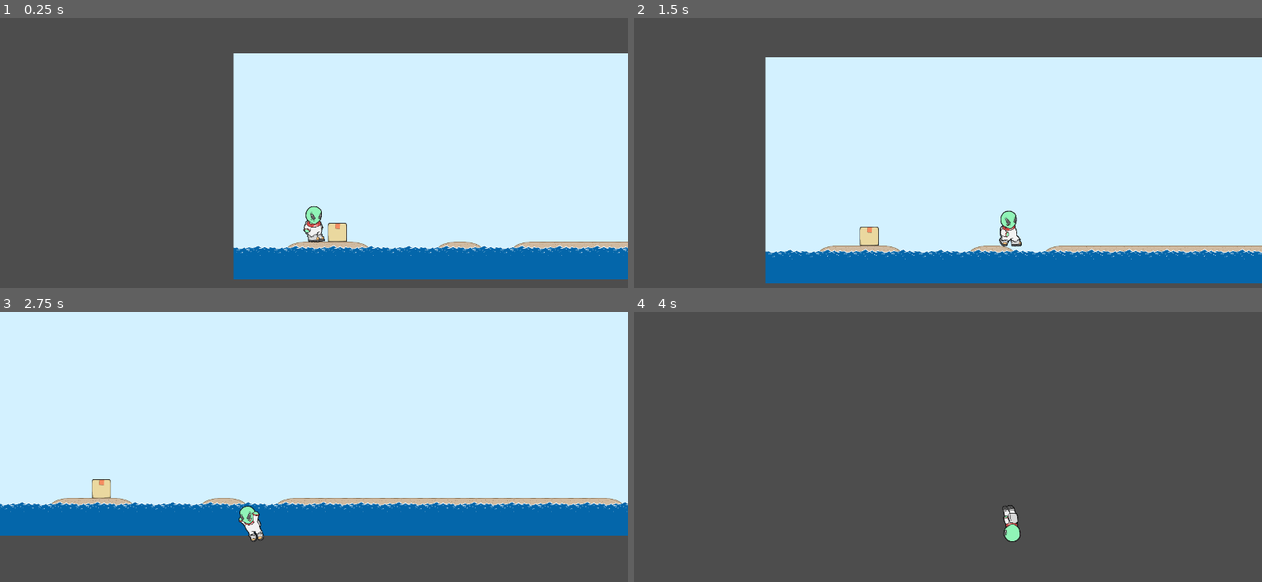
Above: before the commit, frames 1-4 (two rows, left to right).
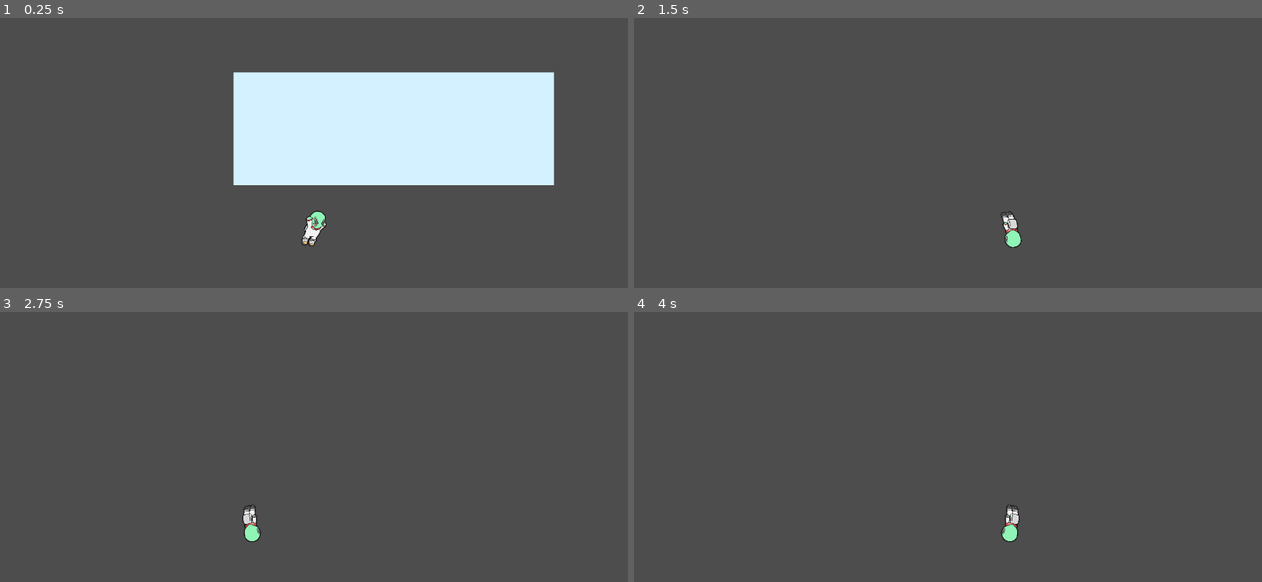
Above: after the commit, the same moments.

Repository: Mochiballz/funny-alien-game
Game: Godot game, scene res://scenes/world.tscn
The game is run twice, just before and just after one commit, with the same random seed, the same clock (stepped at 60 frames per second) and the same inputs.
Inputs:
- Up to frame 1 (0.25 s): no input
- Up to frame 2 (1.5 s): hold D (right) from 0.53 s (still down); tap S (dive) at 0.6, 1.35 s; tap Space (jump) at 0.77 s
- Up to frame 3 (2.75 s): tap Space (jump) at 1.52 s; release D (right) at 2.03 s; hold A (left) from 2.03 s (still down); tap S (dive) at 2.1 s
- Up to frame 4 (4 s): release A (left) at 2.78 s; hold D (right) from 2.78 s (still down); tap S (dive) at 2.85, 3.6 s; tap Space (jump) at 3.02, 3.77 s

The runs differ from the first frame. In frame 1, 31% of the frame differs, in the area x 37-100%, y 13-97%; in frame 2, 66%; in frame 3, 83%, in the area x 0-100%, y 0-86%; in frame 4, 0.2%.

Commit message:
Edited tileset, halved tile size for boxes

Diff:
--- a/assets/tilesets/beach_tileset_0.tres
+++ b/assets/tilesets/beach_tileset_0.tres
@@ -4,7 +4,7 @@
 
 [sub_resource type="TileSetAtlasSource" id="TileSetAtlasSource_d3egx"]
 texture = ExtResource("1_23cyl")
-texture_region_size = Vector2i(256, 256)
+texture_region_size = Vector2i(128, 128)
 0:0/0 = 0
 1:0/0 = 0
 2:0/0 = 0
@@ -15,23 +15,83 @@
 1:1/0 = 0
 2:1/0 = 0
 3:1/0 = 0
-3:1/0/physics_layer_0/polygon_0/points = PackedVector2Array(-3.1384277, -3.1384277, 0, 128, 128, 128, 128, 0)
 4:1/0 = 0
 5:1/0 = 0
 0:2/0 = 0
 1:2/0 = 0
 2:2/0 = 0
-2:2/0/physics_layer_0/polygon_0/points = PackedVector2Array(128, -128, -17, -95, -15.692139, 128, 128, 128)
-2:2/0/physics_layer_0/polygon_0/one_way = true
 3:2/0 = 0
-3:2/0/physics_layer_0/polygon_0/points = PackedVector2Array(128, -128, -128, -128, -128, 128, 128, 128)
-3:2/0/physics_layer_0/polygon_0/one_way = true
 4:2/0 = 0
-4:2/0/physics_layer_0/polygon_0/points = PackedVector2Array(12.553711, -109.84503, -128, -128, -128, 128, 25.107452, 128)
-4:2/0/physics_layer_0/polygon_0/one_way = true
 5:2/0 = 0
+6:0/0 = 0
+6:1/0 = 0
+6:2/0 = 0
+6:3/0 = 0
+7:3/0 = 0
+7:3/0/physics_layer_0/polygon_0/points = PackedVector2Array(64, -64, -64, -64, -64, 64, 64, 64)
+8:3/0 = 0
+8:4/0 = 0
+8:4/0/physics_layer_0/polygon_0/points = PackedVector2Array(17.5, -56, 64, -43, 64, 64, -64, 64, -64, -64)
+9:4/0 = 0
+9:4/0/physics_layer_0/polygon_0/points = PackedVector2Array(-64, -43, -44, -27, -31, 64, -64, 64)
+0:3/0 = 0
+0:4/0 = 0
+0:5/0 = 0
+1:3/0 = 0
+1:4/0 = 0
+1:5/0 = 0
+2:3/0 = 0
+2:4/0 = 0
+2:5/0 = 0
+3:3/0 = 0
+3:4/0 = 0
+3:5/0 = 0
+4:3/0 = 0
+4:4/0 = 0
+4:4/0/physics_layer_0/polygon_0/points = PackedVector2Array(64, -41, 44, -28, 32, 64, 64, 64)
+4:5/0 = 0
+5:3/0 = 0
+5:4/0 = 0
+5:4/0/physics_layer_0/polygon_0/points = PackedVector2Array(64, -64, -2, -56, -64, -45, -64, 64, 64, 64)
+5:5/0 = 0
+6:4/0 = 0
+6:4/0/physics_layer_0/polygon_0/points = PackedVector2Array(-64, -64, 64, -64, 64, 64, -64, 64)
+6:5/0 = 0
+7:0/0 = 0
+7:1/0 = 0
+7:2/0 = 0
+7:4/0 = 0
+7:4/0/physics_layer_0/polygon_0/points = PackedVector2Array(-64, -64, 64, -64, 64, 64, -64, 64)
+7:5/0 = 0
+8:0/0 = 0
+8:1/0 = 0
+8:2/0 = 0
+8:5/0 = 0
+9:0/0 = 0
+9:1/0 = 0
+9:2/0 = 0
+9:3/0 = 0
+9:5/0 = 0
+10:0/0 = 0
+10:1/0 = 0
+10:2/0 = 0
+10:3/0 = 0
+10:4/0 = 0
+10:5/0 = 0
+11:0/0 = 0
+11:1/0 = 0
+11:2/0 = 0
+11:3/0 = 0
+11:4/0 = 0
+11:5/0 = 0
+12:0/0 = 0
+12:1/0 = 0
+12:2/0 = 0
+12:3/0 = 0
+12:4/0 = 0
+12:5/0 = 0
 
 [resource]
-tile_size = Vector2i(256, 256)
+tile_size = Vector2i(128, 128)
 physics_layer_0/collision_layer = 1
 sources/0 = SubResource("TileSetAtlasSource_d3egx")
